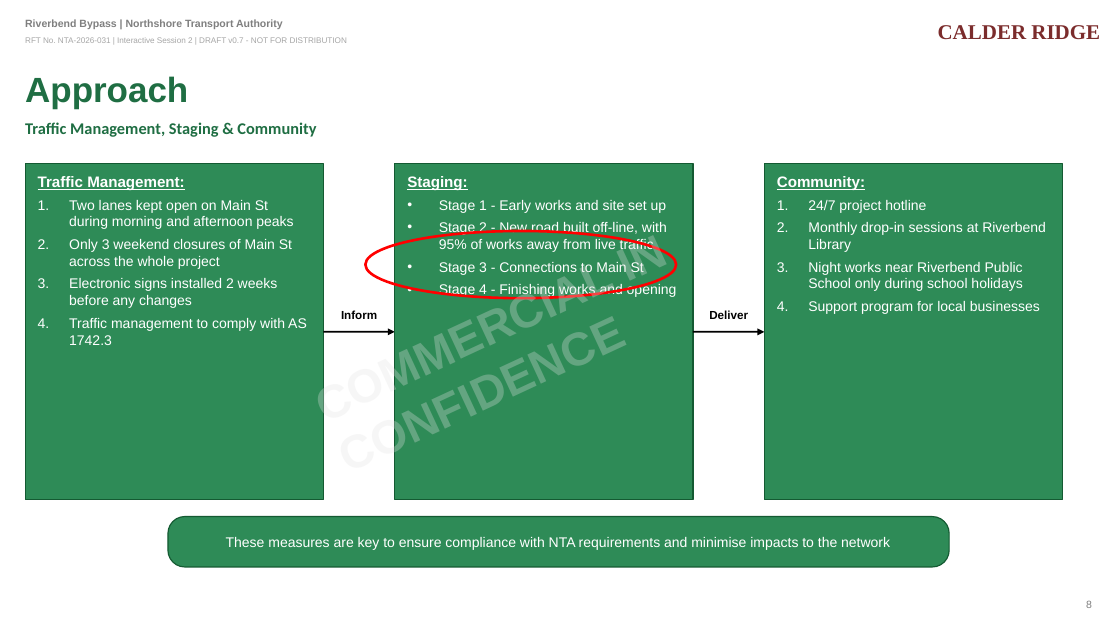
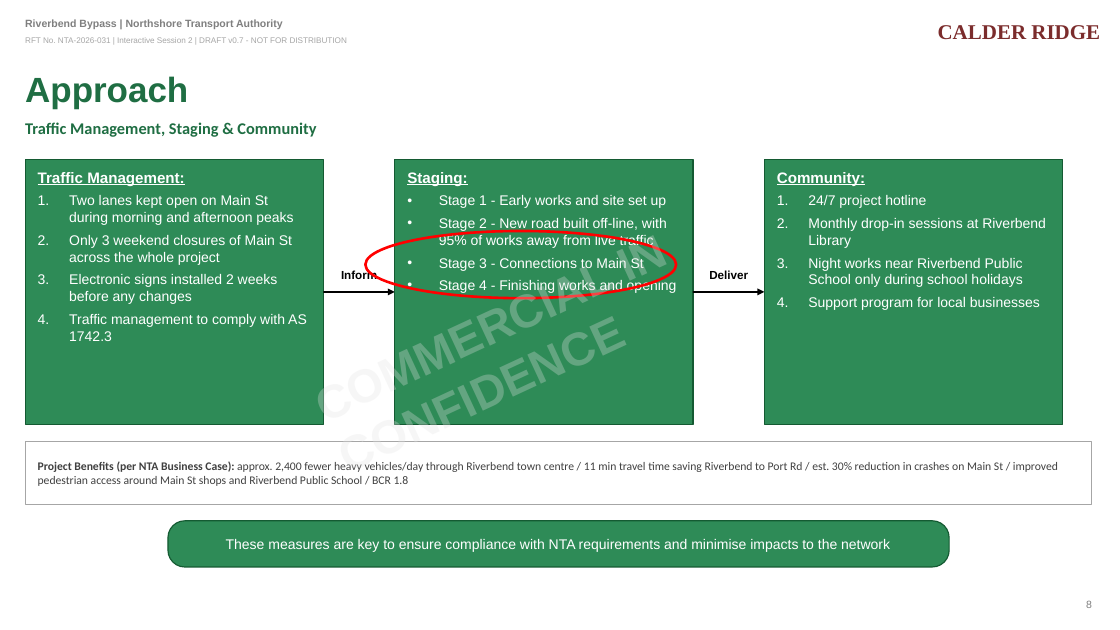
Before and after one commit to alyciawolf02/claude, a slide deck: slide 5 of mp-strategist-case-study/TSG MP Strategist Case Study.pptx. Drawn at 1120x630 pixels with LibreOffice and Linux fonts; fonts in the diff are those of the drawing. Boxes give left, top, right and bottom in pixels: in the first picture for what was removed or moved away, otherwise in the second. Text is boxed around its words. In the diff, an @@ line names an element or a change of style, - is before the commit and + after.

```diff
--- a/mp-strategist-case-study/TSG MP Strategist Case Study.pptx
+++ b/mp-strategist-case-study/TSG MP Strategist Case Study.pptx
@@ rectangle: place and size @@
-rectangle at [25,164,323,500]
+rectangle at [25,160,323,424]
@@ text "Traffic Management:": place and size @@
-text "Traffic Management:" at [38,176,307,345]
+text "Traffic Management:" at [38,172,307,341]
@@ rectangle: place and size @@
-rectangle at [395,164,693,500]
+rectangle at [395,160,693,424]
@@ text "Staging:": place and size @@
-text "Staging:" at [407,176,677,298]
+text "Staging:" at [407,172,677,294]
@@ rectangle: place and size @@
-rectangle at [765,164,1063,500]
+rectangle at [765,160,1063,424]
@@ text "Community:": place and size @@
-text "Community:" at [777,176,1046,314]
+text "Community:" at [777,172,1046,310]
@@ 2 texts, 2 arrows: place and size @@
-2 texts, 2 arrows at [323,310,765,332]
+2 texts, 2 arrows at [323,270,765,292]
@@ rectangle added at [25,441,1092,504], fill #FFFFFF, outline #A6A6A6 0.75 pt @@
@@ text added at [38,461,1058,486], 10 pt, text #404040 @@
+Project Benefits (per NTA Business Case): approx. 2,400 fewer heavy vehicles/day through Riverbend town centre / 11 min travel time saving Riverbend to Port Rd / est. 30% reduction in crashes on Main St / improved pedestrian access around Main St shops and Riverbend Public School / BCR 1.8
@@ rounded rectangle: place and size @@
-rounded rectangle at [168,517,949,567]
+rounded rectangle at [168,521,949,567]
@@ rounded rectangle at [168,521,949,567]: proportions changed @@
```
Also in this commit, not shown: 1 other slide changed.
